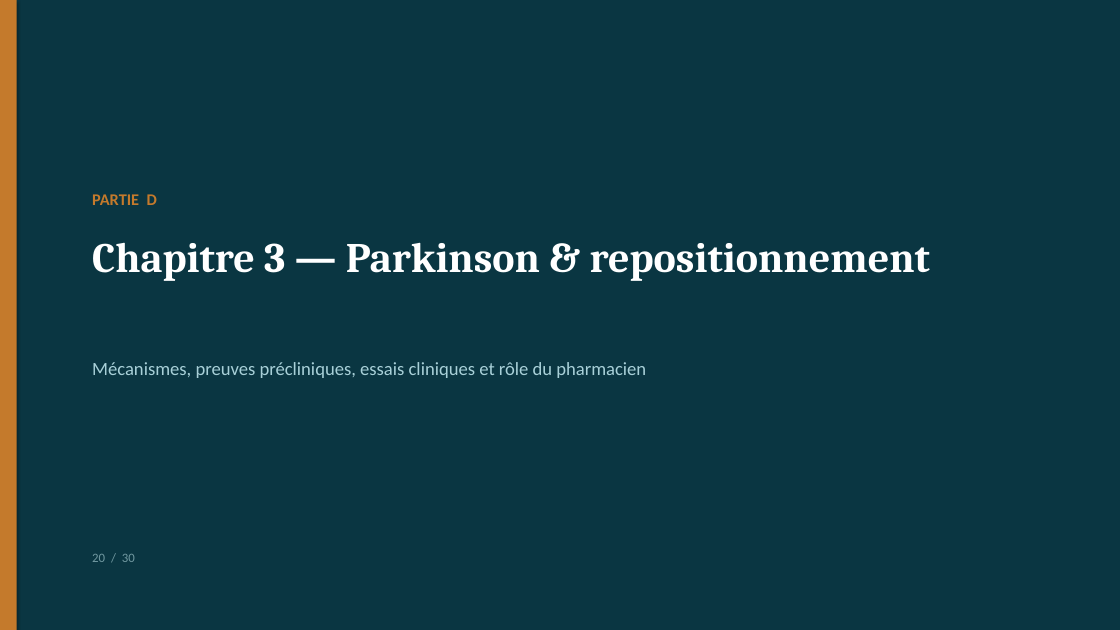
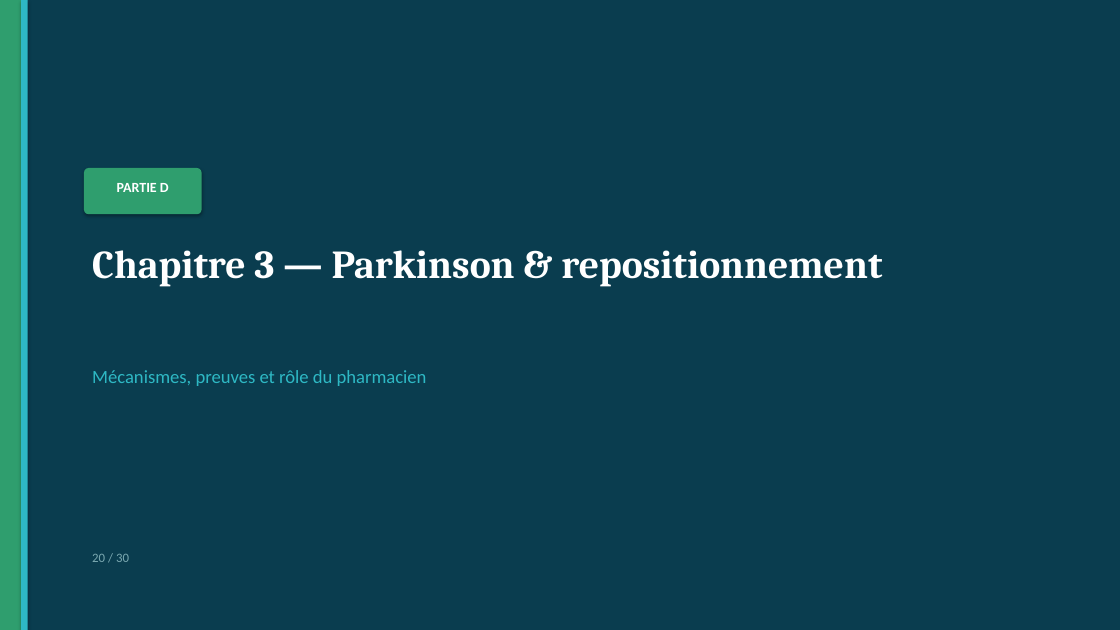
Before and after one commit to Mashtal-Platform/mashtal-platform, a slide deck: slide 20 of docs/presentation/Soutenance_GLP1_Parkinson.pptx. Drawn at 1120x630 pixels with LibreOffice and Linux fonts; fonts in the diff are those of the drawing. Boxes give left, top, right and bottom in pixels: in the first picture for what was removed or moved away, otherwise in the second. Text is boxed around its words. In the diff, an @@ line names an element or a change of style, - is before the commit and + after.

```diff
--- a/docs/presentation/Soutenance_GLP1_Parkinson.pptx
+++ b/docs/presentation/Soutenance_GLP1_Parkinson.pptx
@@ rectangle at <box>0,0,1120,630</box>: fill #0A3642 to #0A3D4F @@
@@ rectangle: place and size @@
-rectangle at <box>0,0,17,630</box>
+rectangle at <box>0,0,21,630</box>
@@ rectangle at <box>0,0,21,630</box>: fill #C47A2C to #2F9E6E @@
@@ rectangle added at <box>21,0,28,630</box>, fill #2EB8C4 @@
@@ text "PARTIE D": place and size @@
-text "PARTIE D" at <box>92,194,157,205</box>
+text "PARTIE D" at <box>117,183,169,192</box>
@@ text "PARTIE D" at <box>117,183,169,192</box>: size 14 to 12 pt, text colour #C47A2C to #FFFFFF; alignment left to centre @@
@@ rounded rectangle added at <box>84,168,202,214</box>, fill #2F9E6E @@
@@ text "Chapitre 3 — Parkinson & ...": place and size @@
-text "Chapitre 3 — Parkinson & ..." at <box>92,242,930,281</box>
+text "Chapitre 3 — Parkinson & ..." at <box>92,250,882,287</box>
@@ text "Chapitre 3 — Parkinson & ..." at <box>92,250,882,287</box>: size 36 to 34 pt @@
@@ text at <box>92,370,427,386</box>: text changed; text colour #A8D0D8 to #2EB8C4 @@
-Mécanismes, preuves précliniques, essais cliniques et rôle du pharmacien
+Mécanismes, preuves et rôle du pharmacien
@@ text "20 / 30" at <box>92,554,129,562</box>: text colour #7098A0 to #7AA8B0 @@
```
Also in this commit, not shown: 27 other slides changed, 2 slides added, 2 slides removed, 9 other files.
